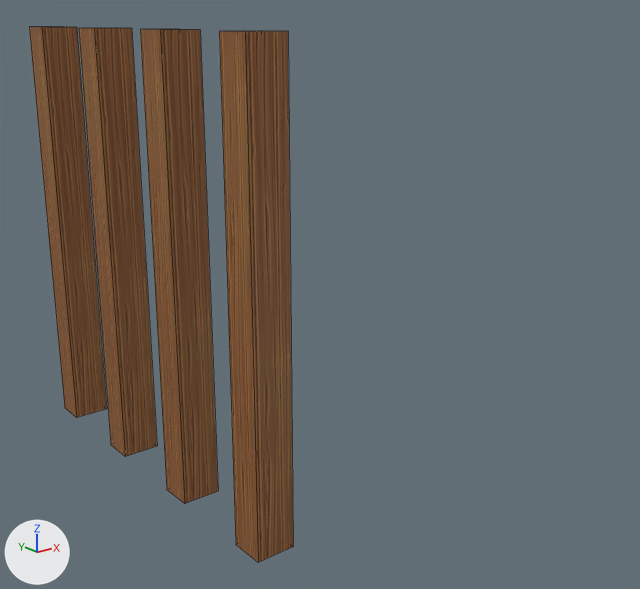
One commit to the FBX model Asset/Model/TaehyeonTestScene/Cube.897.fbx: the scene before it, then after it.
One viewpoint serves both versions: a camera (50 mm lens) standing at (-97.39, 165.07, 1.53) and looking at (-95.37, 167.6, 0.52). Every picture has the same lights, and +X, +Y and +Z are marked at lower left. Mesh edges are drawn as thin lines.
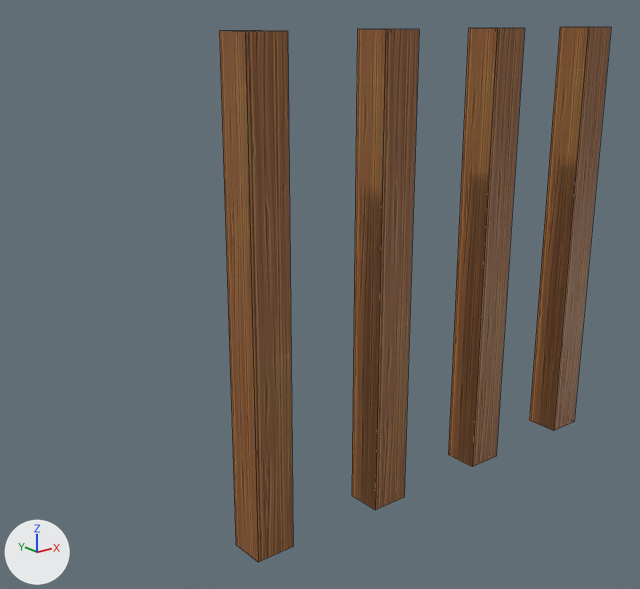
The change, as a list of edits to the scene's bpy script:
```text
Change me_cube_001:
    where me_cube_001.from_pydata(...)  # 32 vertices, 16 faces; spans x -3.6..80.6, y -3.7..3.7, z -29.6..33.0
    used by ob_cube_897; location = (-96.044, 167.026, 0.697); rotation_euler = (0.0, 0.0, 1.571), in degrees (0, 0, 90); scale = (0.0167, 0.0177, 0.0242)
    me_cube_001 part 1
    me_cube_001.vertices[0].co: (-3.6, -3.7, 33.0) -> (-9597.8, 149.5, -16696.6)  # pixel (287, 31)
    me_cube_001.vertices[1].co: (-3.6, 3.7, 33.0) -> (-9610.9, 149.5, -16696.6)  # pixel (245, 31)
    me_cube_001.vertices[2].co: (-3.6, -3.7, -29.6) -> (-9597.8, -1.9, -16696.6)  # pixel (293, 546)
    me_cube_001.vertices[3].co: (-3.6, 3.7, -29.6) -> (-9610.9, -1.9, -16696.6)  # pixel (258, 562)
    me_cube_001.vertices[4].co: (3.6, -3.7, 33.0) -> (-9597.8, 149.5, -16708.6)  # pixel (261, 30)
    me_cube_001.vertices[5].co: (3.6, 3.7, 33.0) -> (-9610.9, 149.5, -16708.6)  # pixel (219, 31)
    me_cube_001.vertices[6].co: (3.6, -3.7, -29.6) -> (-9597.8, -1.9, -16708.6)
    me_cube_001.vertices[7].co: (3.6, 3.7, -29.6) -> (-9610.9, -1.9, -16708.6)  # pixel (235, 544)
    me_cube_001.vertices[8].co: (22.1, -3.7, 33.0) -> (-9550.8, 149.5, -16696.6)  # pixel (200, 29) -> pixel (419, 29)
    me_cube_001.vertices[9].co: (22.1, 3.7, 33.0) -> (-9564.0, 149.5, -16696.6)  # pixel (160, 29) -> pixel (385, 30)
    me_cube_001.vertices[10].co: (22.1, -3.7, -29.6) -> (-9550.8, -1.9, -16696.6)  # pixel (218, 491) -> pixel (404, 497)
    me_cube_001.vertices[11].co: (22.1, 3.7, -29.6) -> (-9564.0, -1.9, -16696.6)  # pixel (184, 503) -> pixel (375, 510)
    me_cube_001.vertices[12].co: (29.3, -3.7, 33.0) -> (-9550.8, 149.5, -16708.6)  # pixel (179, 29) -> pixel (390, 29)
    me_cube_001.vertices[13].co: (29.3, 3.7, 33.0) -> (-9564.0, 149.5, -16708.6)  # pixel (140, 29) -> pixel (357, 29)
    me_cube_001.vertices[14].co: (29.3, -3.7, -29.6) -> (-9550.8, -1.9, -16708.6)
    me_cube_001.vertices[15].co: (29.3, 3.7, -29.6) -> (-9564.0, -1.9, -16708.6)  # pixel (166, 489) -> pixel (351, 495)
    me_cube_001.vertices[16].co: (47.7, -3.7, 33.0) -> (-9503.9, 149.5, -16696.6)  # pixel (131, 28) -> pixel (524, 28)
    me_cube_001.vertices[17].co: (47.7, 3.7, 33.0) -> (-9517.0, 149.5, -16696.6)  # pixel (94, 28) -> pixel (497, 28)
    me_cube_001.vertices[18].co: (47.7, -3.7, -29.6) -> (-9503.9, -1.9, -16696.6)  # pixel (157, 446) -> pixel (496, 456)
    me_cube_001.vertices[19].co: (47.7, 3.7, -29.6) -> (-9517.0, -1.9, -16696.6)  # pixel (125, 456) -> pixel (472, 467)
    me_cube_001.vertices[20].co: (54.9, -3.7, 33.0) -> (-9503.9, 149.5, -16708.6)  # pixel (115, 27) -> pixel (495, 28)
    me_cube_001.vertices[21].co: (54.9, 3.7, 33.0) -> (-9517.0, 149.5, -16708.6)  # pixel (78, 28) -> pixel (468, 28)
    me_cube_001.vertices[22].co: (54.9, -3.7, -29.6) -> (-9503.9, -1.9, -16708.6)
    me_cube_001.vertices[23].co: (54.9, 3.7, -29.6) -> (-9517.0, -1.9, -16708.6)  # pixel (110, 444) -> pixel (448, 454)
    me_cube_001.vertices[24].co: (73.4, -3.7, 33.0) -> (-9456.9, 149.5, -16696.6)  # pixel (76, 27) -> pixel (610, 27)
    me_cube_001.vertices[25].co: (73.4, 3.7, 33.0) -> (-9470.0, 149.5, -16696.6)  # pixel (41, 27) -> pixel (588, 27)
    me_cube_001.vertices[26].co: (73.4, -3.7, -29.6) -> (-9456.9, -1.9, -16696.6)  # pixel (106, 409) -> pixel (574, 421)
    me_cube_001.vertices[27].co: (73.4, 3.7, -29.6) -> (-9470.0, -1.9, -16696.6)  # pixel (76, 417) -> pixel (553, 430)
    me_cube_001.vertices[28].co: (80.6, -3.7, 33.0) -> (-9456.9, 149.5, -16708.6)  # pixel (63, 26) -> pixel (582, 27)
    me_cube_001.vertices[29].co: (80.6, 3.7, 33.0) -> (-9470.0, 149.5, -16708.6)  # pixel (29, 26) -> pixel (559, 27)
    me_cube_001.vertices[30].co: (80.6, -3.7, -29.6) -> (-9456.9, -1.9, -16708.6)
    me_cube_001.vertices[31].co: (80.6, 3.7, -29.6) -> (-9470.0, -1.9, -16708.6)  # pixel (64, 407) -> pixel (529, 420)
Change ob_cube_897:
    ob_cube_897.location: (-96.044, 167.026, 0.697) -> (0.0, 0.0, 0.0)
    ob_cube_897.rotation_euler: (0.0, 0.0, 1.571) -> (1.571, 0.0, 0.0)  # degrees (0, 0, 90) -> degrees (90, 0, 0)
    ob_cube_897.scale: (0.0167, 0.0177, 0.0242) -> (0.01, 0.01, 0.01)
```

Changed parts and their boxes [x1, y1, x2, y2] in the pictures (640 x 589 px):
'Cube.897', reshaped, moved, turned, rescaled: before [29, 27, 293, 562]; after [219, 27, 611, 562]
